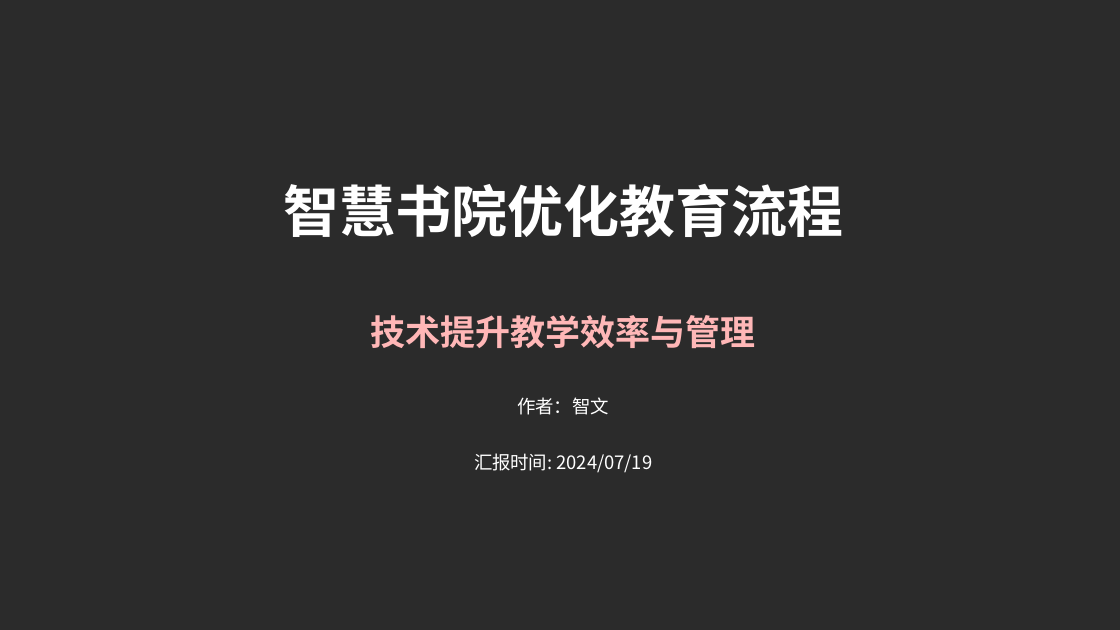
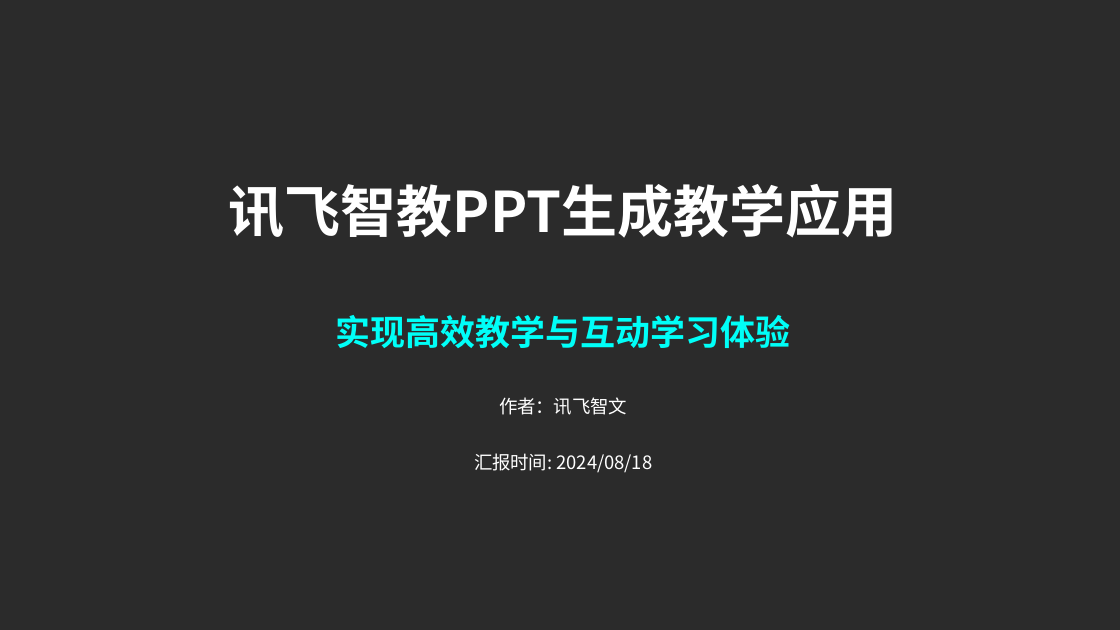
Before and after one commit to FlashLizard/Intelligent_Learning_Platform, a slide deck: slide 1 of src/generate_ppt/generate_ppt/ppttmp.ppt. Drawn at 1120x630 pixels with LibreOffice and Linux fonts; fonts in the diff are those of the drawing; background and template pictures are left out; a plain dark background stands for a picture behind light text. Boxes give left, top, right and bottom in pixels: in the first picture for what was removed or moved away, otherwise in the second. Text is boxed around its words. In the diff, an @@ line names an element or a change of style, - is before the commit and + after.

```diff
--- a/src/generate_ppt/generate_ppt/ppttmp.ppt
+++ b/src/generate_ppt/generate_ppt/ppttmp.ppt
@@ text at [229, 184, 898, 238]: text changed @@
-智慧书院优化教育流程
+讯飞智教PPT生成教学应用
@@ text at [336, 315, 791, 348]: text changed; text colour #FFB7B7 to #00FFF8 @@
-技术提升教学效率与管理
+实现高效教学与互动学习体验
@@ text at [499, 397, 627, 415]: text changed @@
-作者：智文
+作者：讯飞智文
@@ text at [474, 453, 653, 473]: text changed @@
-汇报时间: 2024/07/19
+汇报时间: 2024/08/18
```
Also in this commit, not shown: 10 other slides changed, 17 slides added, 9 slides removed, 17 other files.
